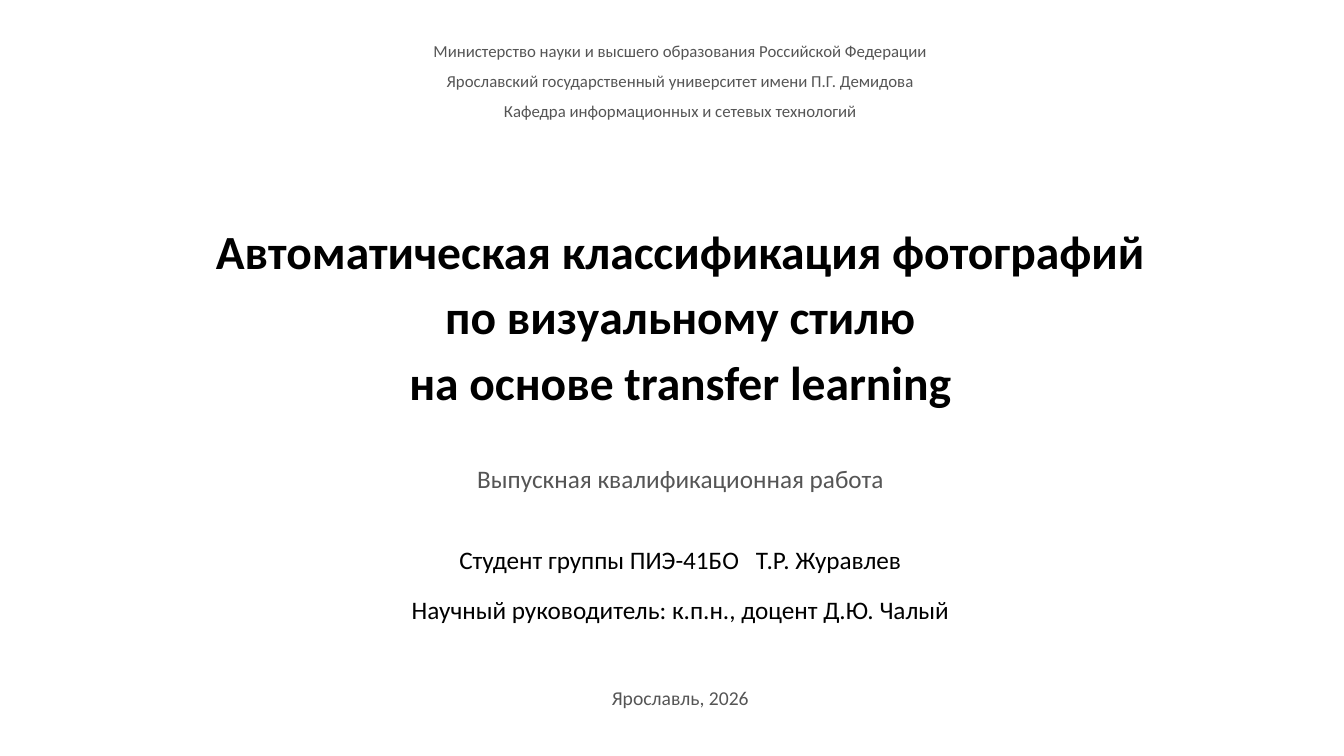
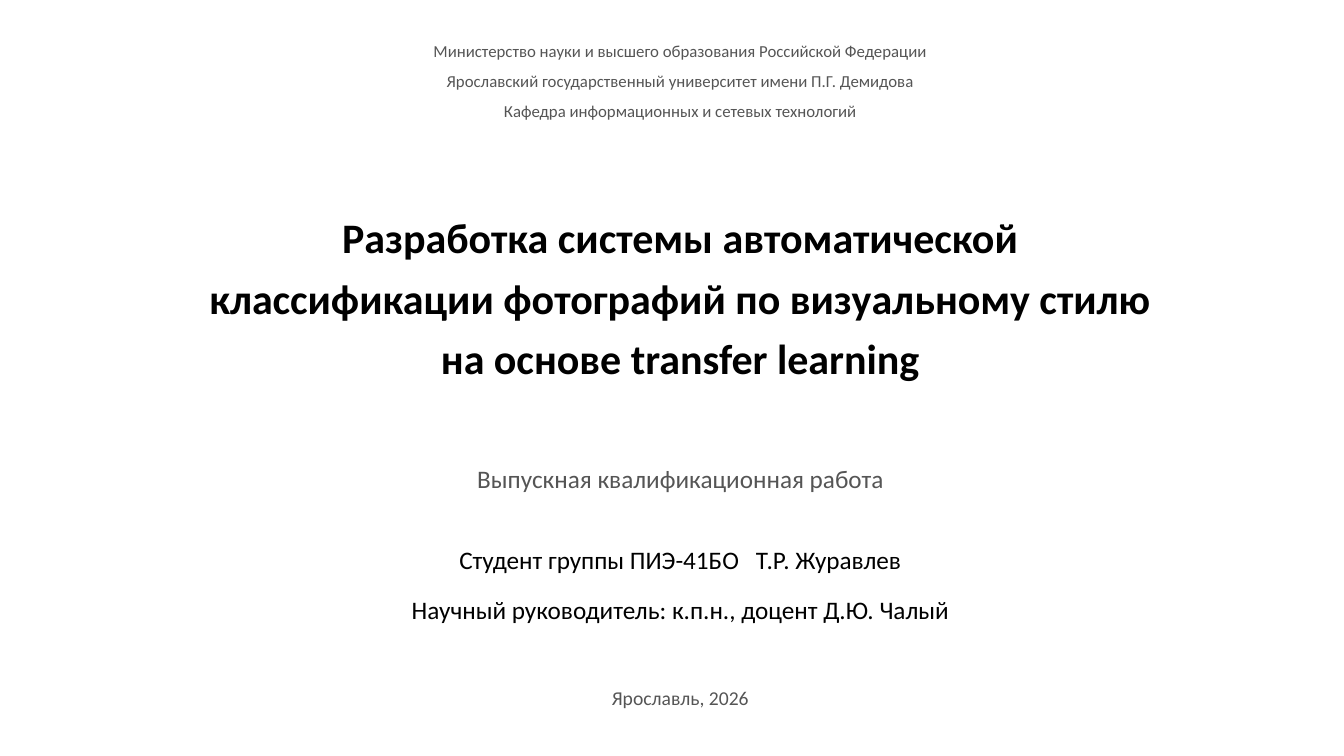
Before and after one commit to tvrvs91/visual-style-classifier, a slide deck: slide 1 of docs/diploma-defense.pptx. Drawn at 1344x756 pixels with LibreOffice and Linux fonts; fonts in the diff are those of the drawing. Boxes give left, top, right and bottom in pixels: in the first picture for what was removed or moved away, otherwise in the second. Text is boxed around its words. In the diff, an @@ line names an element or a change of style, - is before the commit and + after.

Commit message:
chore: update thesis title to "Разработка системы автоматической классификации фотографий по визуальному стилю на основе transfer learning"
The official topic gained the "Разработка системы..." prefix.
Updated everywhere the full title appears:
- diploma.tex \Title (title page) — the only spot in the thesis body;
  abstract/intro/conclusion phrase it as "цель — разработать...",
  so no other .tex changes needed
- make_presentation.py title slide (regenerated diploma-defense.pptx)
- make_dnevnik.py THESIS_TOPIC + header (regenerated dnevnik docx)
- defense-speech.md opening line
- defense-brief.md topic field

```diff
--- a/docs/diploma-defense.pptx
+++ b/docs/diploma-defense.pptx
@@ text at (x1=342, y1=224, x2=1018, y2=260): text changed; size 34 to 30 pt @@
-Автоматическая классификация фотографий
+Разработка системы автоматической
@@ text at (x1=209, y1=285, x2=1150, y2=321): text changed; size 34 to 30 pt @@
-по визуальному стилю
+классификации фотографий по визуальному стилю
@@ text "на основе transfer learning" moved from (x1=409, y1=366, x2=951, y2=408) to (x1=441, y1=344, x2=919, y2=381) @@
@@ text "на основе transfer learning" at (x1=441, y1=344, x2=919, y2=381): size 34 to 30 pt @@
```
Also in this commit, not shown: 6 other files.
